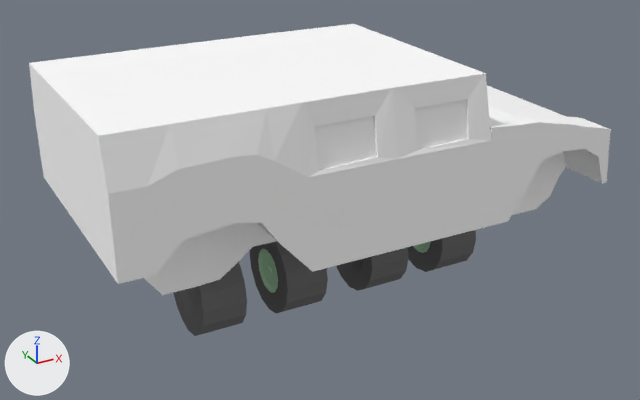
Before and after pictures for a commit that changed the Blender file data/morse/components/robots/hummer.blend.
Camera for both pictures: a camera (50 mm lens) standing at (-4.87, -7.76, 3.68) and looking at (-0.61, -0.02, -0.19). Arrows for +X, +Y and +Z are at lower left; the lights stay in place.

The first picture shows 'Hummer', 'wheel1', 'wheel2', 'wheel3', 'wheel4'.
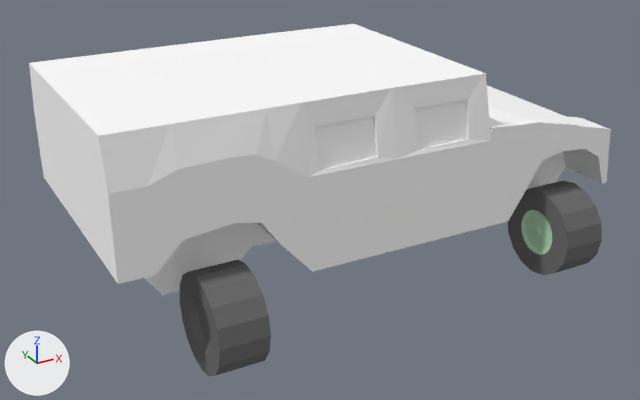
The change, as a list of edits to the scene's bpy script:
```text
Change ob_wheel4:
    ob_wheel4.location: (0.048, 0.022, -0.923) -> (-2.3, -1.3, -0.5)
Change ob_wheel3:
    ob_wheel3.location: (0.996, 0.022, -0.923) -> (-2.3, 1.3, -0.5)
Change ob_wheel2:
    ob_wheel2.location: (-0.993, 0.022, -0.923) -> (1.6, -1.3, -0.5)
```

What differs and where, as boxes [x1, y1, x2, y2] in the pictures (640 x 400 px):
'wheel2', moved
    before: [250, 241, 328, 313]
    after: [508, 181, 602, 275]
'wheel4', moved
    before: [336, 247, 409, 291]
    after: [180, 260, 271, 376]
'wheel3', moved (not visible afterwards)
    before: [408, 230, 476, 272]
'wheel1', unchanged, covered by the edit
    before: [173, 262, 247, 336]
